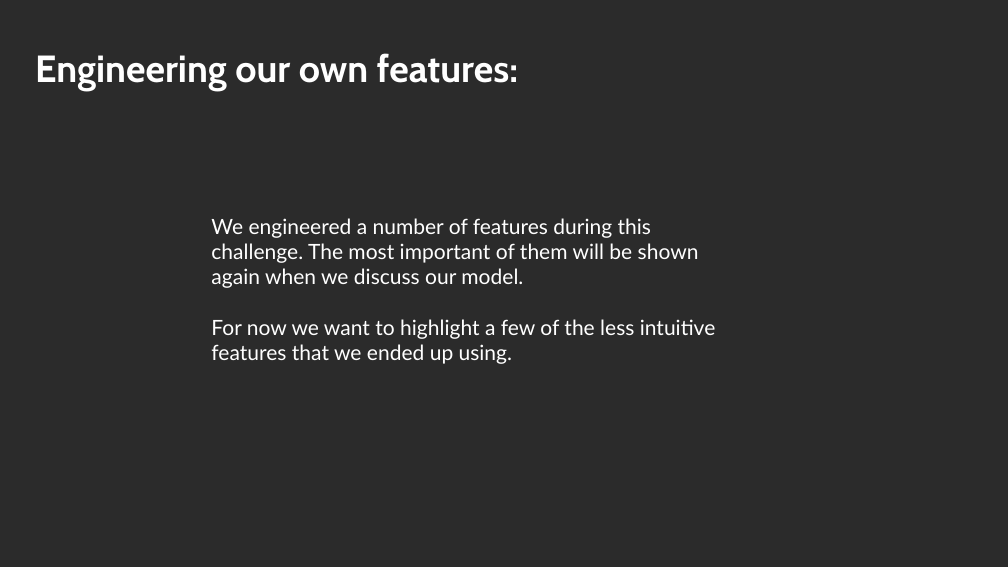
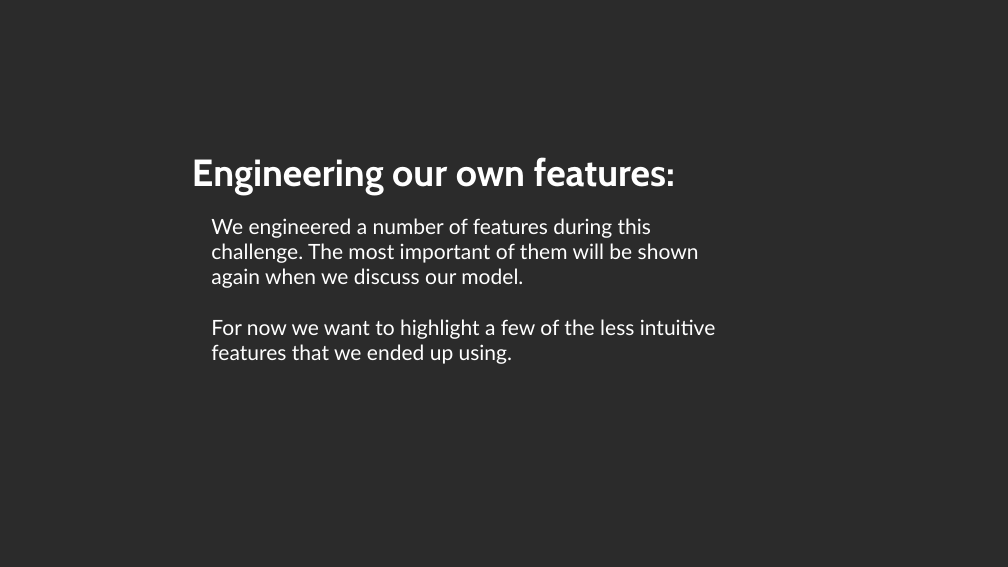
Before and after one commit to lizesteyn/FNBdataquest, a slide deck: slide 15 of Presentation1bkp.pptx. Drawn at 1008x567 pixels with LibreOffice and Linux fonts; fonts in the diff are those of the drawing; background and template pictures are left out; a plain dark background stands for a picture behind light text. Boxes give left, top, right and bottom in pixels: in the first picture for what was removed or moved away, otherwise in the second. Text is boxed around its words. In the diff, an @@ line names an element or a change of style, - is before the commit and + after.

```diff
--- a/Presentation1bkp.pptx
+++ b/Presentation1bkp.pptx
@@ text "Engineering our own features:": place and size @@
-text "Engineering our own features:" at box(35, 53, 518, 91)
+text "Engineering our own features:" at box(192, 157, 675, 195)
```
Also in this commit, not shown: 1 slide added, 1 other file.
